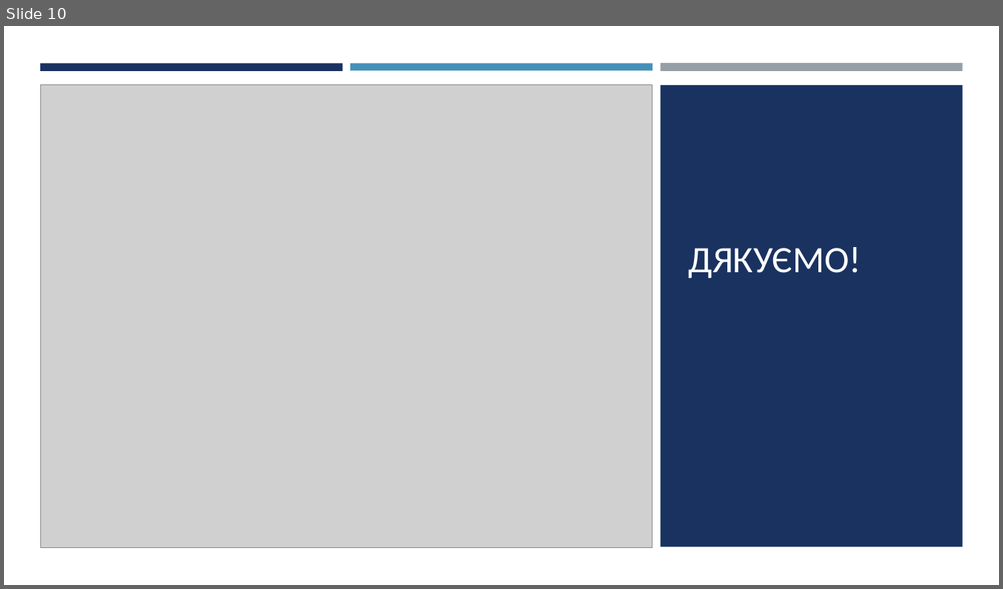
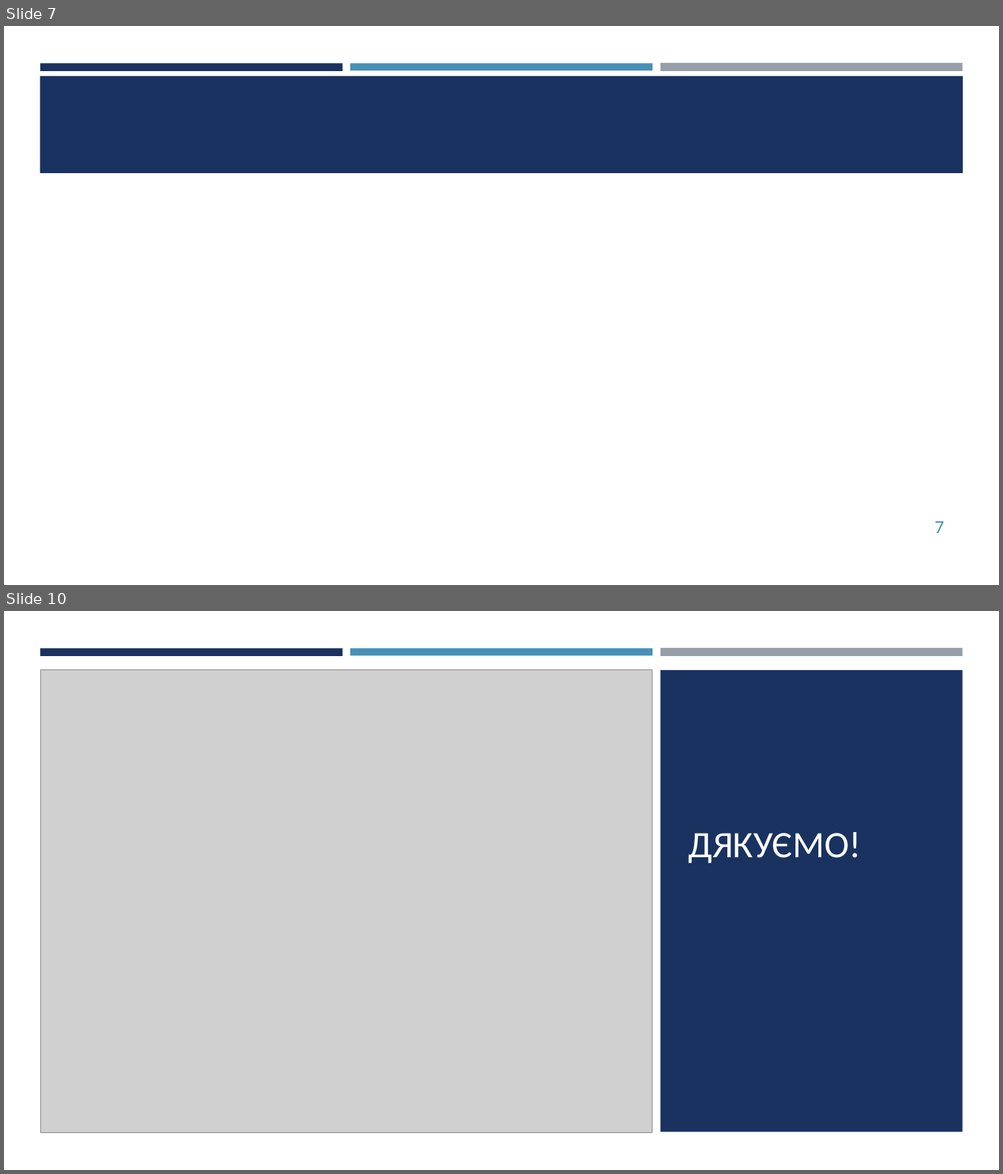
Before and after one commit to Romchyk-S/Course_work_112, a slide deck: Презентація.pptx. Shown one above the other, each under a label of ours: slide 10 before the commit, slides 7 and 10 after it; the slides between them are not shown. The pictures are 1003x589 and 1003x1174 pixels, drawn with LibreOffice and Linux fonts; fonts in the diff are those of the drawing; grey boxes stand for pictures. Boxes give left, top, right and bottom in pixels: in the first picture for what was removed or moved away, otherwise in the second. Text is boxed around its words. In the diff, an @@ line names an element or a change of style, - is before the commit and + after.

```diff
--- a/Презентація.pptx
+++ b/Презентація.pptx
@@ slide 7 added at (x1=4, y1=26, x2=999, y2=585), background #FFFFFF @@
@@ rectangle added at (x1=40, y1=63, x2=343, y2=70), fill #1A3260 @@
@@ rectangle added at (x1=350, y1=63, x2=652, y2=70), fill #4590B8 @@
@@ rectangle added at (x1=660, y1=63, x2=962, y2=72), fill #969FA7 @@
@@ rectangle added at (x1=40, y1=76, x2=963, y2=173), fill #1A3260 @@
@@ page number added at (x1=934, y1=522, x2=944, y2=534), 18 pt, text #4590B8 @@
+7
```
Also in this commit, not shown: 6 slides changed, 2 other slides added, 3 slides removed, 1 other file.
